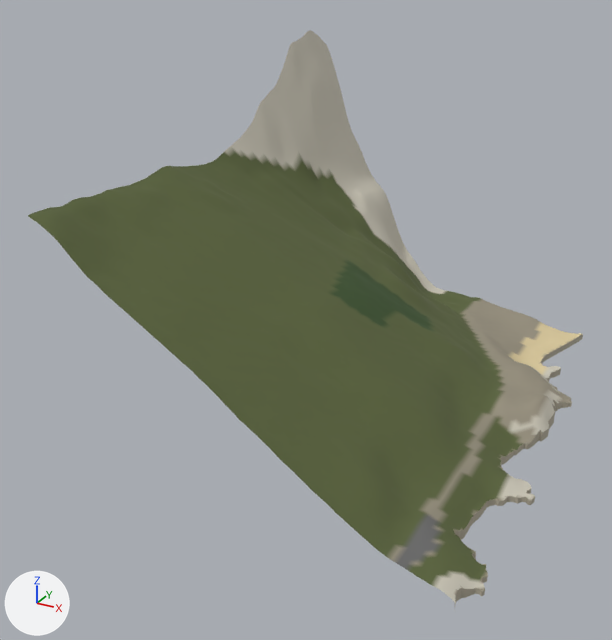
The glTF model gibraltar/data/build/tiles/T_E1_N1/terrain.glb: old version first, new version second.
Camera for both pictures: a 50 mm lens placed at (495.0, -452.0, 418.0), pointed at (141.0, 190.0, 97.0). The lights are fixed; the arrows at lower left show +X, +Y and +Z. The first picture is the older version. Vertices at exactly the same position are counted once.

Names of what the first picture shows: 'T_E1_N1_terrain'.
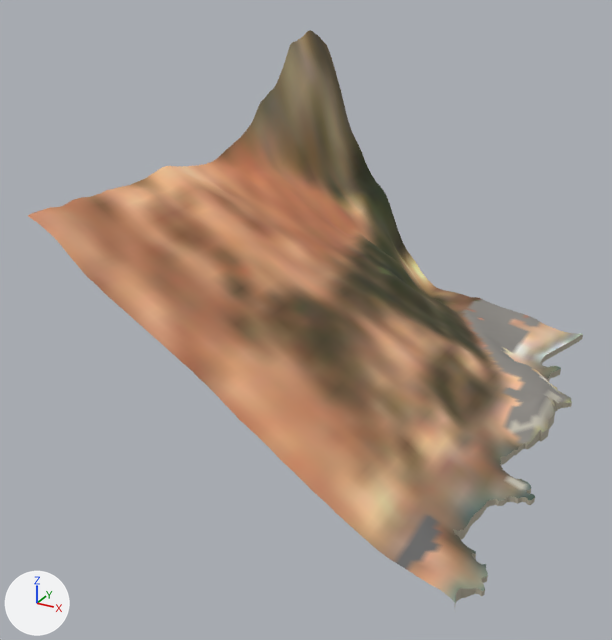
Boxes (x1, y1, x2, y2) around the edits, measured in the pictures (612 x 640 px):
part 1 of me_t_e1_n1_terrain, recoloured (dark green to brown): (87, 30, 578, 603) in both
part 2 of me_t_e1_n1_terrain, recoloured: (28, 37, 582, 598) in both
part 3 of me_t_e1_n1_terrain, recoloured: (51, 35, 570, 593) in both

Patch to the scene script:
```diff
--- a/gibraltar/data/build/tiles/T_E1_N1/terrain.glb.py
+++ b/gibraltar/data/build/tiles/T_E1_N1/terrain.glb.py
@@ me_t_e1_n1_terrain @@
 me_t_e1_n1_terrain.from_pydata(...)  # 7758 vertices, 14719 faces; spans x 0.0..379.0, y 0.0..500.0, z -4.0..331.0
 # used by ob_t_e1_n1_terrain; location = (0.0, 0.0, 0.0)
+# me_t_e1_n1_terrain part 1: 7538 faces centred in x 2.0..378.0, y 1.0..498.0, z 1.0..325.0 are repainted in the vertex colours; the middle colour goes from dark green #5c663d to brown #826a4d
+# me_t_e1_n1_terrain part 2: 3131 faces centred in x 2.0..367.0, y 2.0..499.0, z 1.0..321.0 are repainted in the vertex colours; the middle colour goes from dark green #5c663d to beige #dea780
+# me_t_e1_n1_terrain part 3: 3598 faces centred in x 2.0..363.0, y 2.0..498.0, z 1.0..322.0 are repainted in the vertex colours; the middle colour goes from dark green #5c663d to orange #c48a65
 me_t_e1_n1_terrain.materials.append(mat_m_terrain)
```
